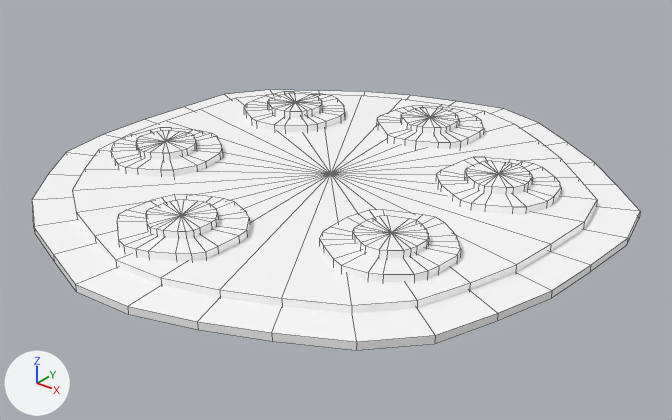
The FBX model Assets/Models/Level/Small_fulidao0008.fbx, before and after one commit.
Camera for both pictures: a 50 mm camera at (37.9, -46.7, 27.3) aimed at (1.2, -0.9, -1.1). Arrows for +X, +Y and +Z are at lower left; the lights stay in place. Mesh edges are drawn as thin lines. Where no turn or scale is listed for an object, it has been applied to the vertices.
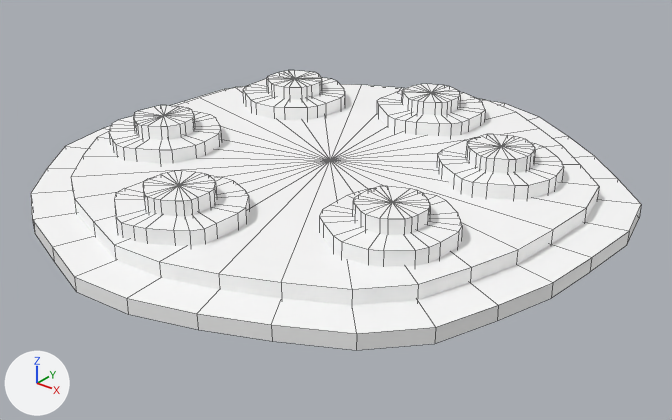
Where the newer file only moved an object's origin or applied its transform, the numbers keep the older frame.

What differs and where, as boxes (x1, y1, x2, y2) in the pictures (672 x 420 px):
'pCylinder2', mesh rescaled, moved: before (72, 95, 597, 313); after (71, 84, 599, 305)
'pCylinder1', mesh rescaled: before (32, 90, 640, 350); after (31, 88, 641, 350)
'pCylinder7', mesh rescaled: before (319, 210, 461, 282); after (319, 189, 462, 267)
'pCylinder15', mesh rescaled: before (117, 194, 250, 261); after (114, 175, 249, 246)
'pCylinder13', mesh rescaled: before (436, 157, 561, 214); after (437, 138, 564, 200)
'pCylinder11', mesh rescaled: before (111, 128, 222, 177); after (109, 112, 222, 163)
'pCylinder9', mesh rescaled: before (352, 216, 429, 258); after (352, 186, 430, 235)
'pCylinder14', mesh rescaled: before (146, 200, 218, 239); after (143, 171, 217, 216)
'pCylinder17', mesh rescaled: before (376, 106, 484, 149); after (377, 91, 485, 136)
'pCylinder6', mesh rescaled: before (244, 92, 345, 132); after (243, 77, 345, 120)
'pCylinder12', mesh rescaled: before (464, 161, 533, 194); after (466, 134, 535, 173)
'pCylinder10', mesh rescaled: before (136, 130, 196, 159); after (133, 105, 195, 140)
'pCylinder16', mesh rescaled: before (401, 108, 459, 133); after (401, 84, 460, 115)
'pCylinder8', mesh rescaled: before (267, 93, 322, 117); after (266, 70, 322, 99)

Diff of the bpy script that builds the scene:
```diff
--- a/Assets/Models/Level/Small_fulidao0008.fbx.py
+++ b/Assets/Models/Level/Small_fulidao0008.fbx.py
@@ me_mesh_010 @@
 me_mesh_010.from_pydata(...)  # 45 vertices, 44 faces; spans x -3.92..0.44, y -14.77..-10.24, z 1.0..2.0
+# me_mesh_010 part 2: the whole mesh is scaled about the mesh origin by (1, 1, 2)
 me_mesh_010.materials.append(mat_aa)
@@ me_mesh_007 @@
 me_mesh_007.from_pydata(...)  # 45 vertices, 44 faces; spans x -15.7..-7.52, y -8.99..-0.61, z 0.5..1.5
+# me_mesh_007 part 9: the whole mesh is scaled about the mesh origin by (1, 1, 2)
 me_mesh_007.materials.append(mat_aa)
@@ me_mesh_005 @@
 me_mesh_005.from_pydata(...)  # 45 vertices, 44 faces; spans x 7.62..11.93, y -8.6..-4.03, z 1.0..2.0
+# me_mesh_005 part 11: the whole mesh is scaled about the mesh origin by (1, 1, 2)
 me_mesh_005.materials.append(mat_aa)
@@ me_mesh_012 @@
 me_mesh_012.from_pydata(...)  # 45 vertices, 44 faces; spans x -1.59..2.77, y 9.31..13.84, z 1.0..2.0
+# me_mesh_012 part 3: the whole mesh is scaled about the mesh origin by (1, 1, 2)
 me_mesh_012.materials.append(mat_aa)
@@ me_mesh_003 @@
 me_mesh_003.from_pydata(...)  # 45 vertices, 44 faces; spans x 5.83..13.79, y -10.55..-2.1, z 0.5..1.5
+# me_mesh_003 part 7: the whole mesh is scaled about the mesh origin by (1, 1, 2)
 me_mesh_003.materials.append(mat_aa)
@@ me_mesh_008 @@
 me_mesh_008.from_pydata(...)  # 45 vertices, 44 faces; spans x 8.16..12.58, y 2.98..7.51, z 1.0..2.0
+# me_mesh_008 part 13: the whole mesh is scaled about the mesh origin by (1, 1, 2)
 me_mesh_008.materials.append(mat_aa)
@@ me_mesh_011 @@
 me_mesh_011.from_pydata(...)  # 45 vertices, 44 faces; spans x -5.77..2.29, y -16.69..-8.32, z 0.5..1.5
+# me_mesh_011 part 8: the whole mesh is scaled about the mesh origin by (1, 1, 2)
 me_mesh_011.materials.append(mat_aa)
@@ me_mesh_001 @@
 me_mesh_001.from_pydata(...)  # 61 vertices, 60 faces; spans x -17.0..17.3, y -17.6..18.0, z -1.0..0.0
+# me_mesh_001 part 12: the whole mesh is scaled about its middle by (1, 1, 2), then moved by (0.0, 0.0, 1.5)
 me_mesh_001.materials.append(mat_aa)
@@ me_mesh_009 @@
 me_mesh_009.from_pydata(...)  # 45 vertices, 44 faces; spans x 6.32..14.5, y 1.02..9.41, z 0.5..1.5
+# me_mesh_009 part 6: the whole mesh is scaled about the mesh origin by (1, 1, 2)
 me_mesh_009.materials.append(mat_aa)
@@ me_mesh_004 @@
 me_mesh_004.from_pydata(...)  # 45 vertices, 44 faces; spans x -12.07..-7.76, y 5.46..10.03, z 1.0..2.0
+# me_mesh_004 part 4: the whole mesh is scaled about the mesh origin by (1, 1, 2)
 me_mesh_004.materials.append(mat_aa)
@@ me_mesh_013 @@
 me_mesh_013.from_pydata(...)  # 45 vertices, 44 faces; spans x -3.44..4.63, y 7.39..15.76, z 0.5..1.5
+# me_mesh_013 part 10: the whole mesh is scaled about the mesh origin by (1, 1, 2)
 me_mesh_013.materials.append(mat_aa)
@@ me_mesh_006 @@
 me_mesh_006.from_pydata(...)  # 45 vertices, 44 faces; spans x -13.86..-9.44, y -7.04..-2.51, z 1.0..2.0
+# me_mesh_006 part 1: the whole mesh is scaled about the mesh origin by (1, 1, 2)
 me_mesh_006.materials.append(mat_aa)
@@ me_mesh @@
 me_mesh.from_pydata(...)  # 61 vertices, 60 faces; spans x -19.8..19.8, y -20.5..20.5, z 0.0..0.5
+# me_mesh part 14: the whole mesh is scaled about the mesh origin by (1, 1, 2)
 me_mesh.materials.append(mat_aa)
@@ me_mesh_002 @@
 me_mesh_002.from_pydata(...)  # 45 vertices, 44 faces; spans x -13.86..-5.89, y 3.51..11.96, z 0.5..1.5
+# me_mesh_002 part 5: the whole mesh is scaled about the mesh origin by (1, 1, 2)
 me_mesh_002.materials.append(mat_aa)
@@ ob_pcylinder2 @@
 ob_pcylinder2 = bpy.data.objects.new('pCylinder2', me_mesh_001)
-ob_pcylinder2.location = (0.0, 0.0, 1.0)
+ob_pcylinder2.location = (0.0, 0.0, 0.0)
```
